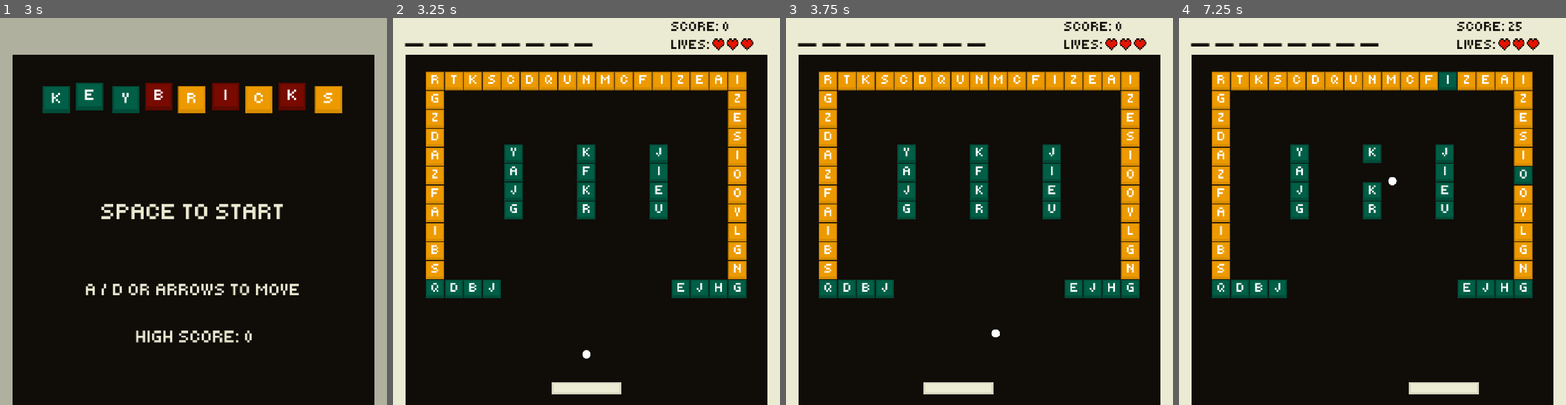
Above: before the commit, frames 1-4 (left to right).
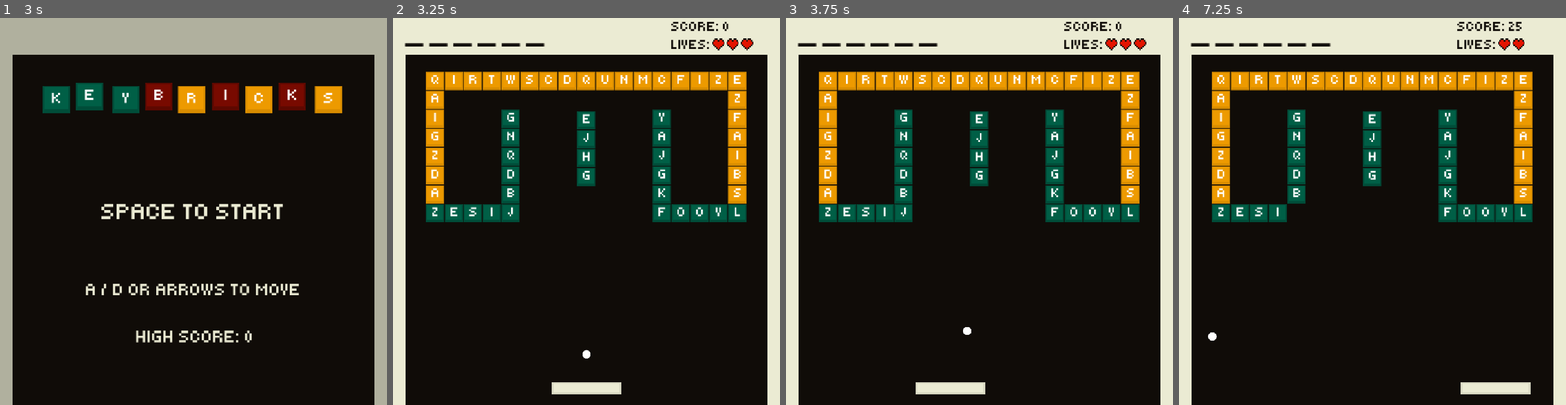
Above: after the commit, the same moments.

Repository: problem-18-dev/KeyBricks
Game: Godot game, scene res://main.tscn
Two runs of this game, one before a commit and one after it. Both use one fixed random seed, a clock stepped at 60 frames per second and the inputs below.
Inputs (mouse positions are in pixels of both pictures, inside the frame that each line leads up to):
- Up to frame 1 (3 s): tap Enter at 0.5, 2 s; move the mouse to (278, 192) at 0.52 s; hold Right (move_right) 0.53-1.28 s; hold Space (interact) 0.53-1.28 s; click (278, 192) at 0.67 s; move the mouse to (116, 230) at 1.27 s; hold Left (move_left) 1.28-2.03 s; tap Space (interact) at 1.35, 2.85 s; move the mouse to (232, 126) at 2.02 s; hold Space (interact) 2.03-2.78 s; hold Right (move_right) from 2.03 s (still down); move the mouse to (174, 288) at 2.77 s; click (174, 288) at 2.92 s
- Up to frame 2 (3.25 s): keep holding Right (move_right)
- Up to frame 3 (3.75 s): tap Space (interact) at 3.5 s; move the mouse to (1095, 269) at 3.52 s; release Right (move_right) at 3.53 s; hold Left (move_left) from 3.53 s (still down); hold Space (interact) from 3.53 s (still down)
- Up to frame 4 (7.25 s): move the mouse to (1256, 153) at 4.27 s; release Space (interact) at 4.28 s; tap Space (interact) at 4.35, 5.85 s; move the mouse to (1391, 211) at 5.02 s; hold Space (interact) 5.03-5.78 s; click (1391, 211) at 5.17 s; move the mouse to (1314, 114) at 5.77 s; release Left (move_left) at 5.78 s; hold Right (move_right) from 5.78 s (still down); move the mouse to (1457, 192) at 6.52 s; hold Space (interact) from 6.53 s (still down)

Frame 1 is identical in both runs. In frame 2, 8.7% of the frame differs, in the area x 8-92%, y 6-73%; in frame 3, 8.9%; in frame 4, 10%, in the area x 7-94%, y 5-98%.

Commit message:
feat: game balancing

Diff:
--- a/levels/level_one.tscn
+++ b/levels/level_one.tscn
@@ -4,10 +4,10 @@
 [ext_resource type="PackedScene" uid="uid://c68opjcbn632m" path="res://scenes/brick_set/brick_set.tscn" id="2_qgle8"]
 
 [node name="LevelOne" instance=ExtResource("1_4h2c1")]
-next_level = 4
-word = "THREEKEY"
+next_level = 3
+word = "LAYOUT"
 max_letter_attempts = 2
-max_ball_speed = 600.0
+max_ball_speed = 610.0
 min_ball_speed = 300.0
 ball_acceleration = 16.0
 
@@ -18,30 +18,30 @@
 
 [node name="Left" parent="Bricks" index="1" instance=ExtResource("2_qgle8")]
 position = Vector2(136, 242)
-rows = 10
+rows = 6
 difficulty = 1
 
 [node name="Right" parent="Bricks" index="2" instance=ExtResource("2_qgle8")]
 position = Vector2(936, 242)
-rows = 10
+rows = 6
 difficulty = 1
 
 [node name="Bottom" parent="Bricks" index="3" instance=ExtResource("2_qgle8")]
-position = Vector2(136, 742)
+position = Vector2(136, 542)
 columns = 4
 
 [node name="Bottom2" parent="Bricks" index="4" instance=ExtResource("2_qgle8")]
-position = Vector2(786, 742)
+position = Vector2(786, 542)
 columns = 4
 
 [node name="Center" parent="Bricks" index="5" instance=ExtResource("2_qgle8")]
-position = Vector2(344, 384)
-rows = 4
+position = Vector2(336, 292)
+rows = 6
 
 [node name="Center2" parent="Bricks" index="6" instance=ExtResource("2_qgle8")]
-position = Vector2(536, 384)
+position = Vector2(536, 296)
 rows = 4
 
 [node name="Center3" parent="Bricks" index="7" instance=ExtResource("2_qgle8")]
-position = Vector2(728, 384)
-rows = 4
+position = Vector2(736, 292)
+rows = 6
--- a/levels/level_three.tscn
+++ b/levels/level_three.tscn
@@ -5,43 +5,89 @@
 
 [node name="LevelThree" instance=ExtResource("1_yxx76")]
 next_level = 5
-word = "SMILEYFACE"
-max_ball_speed = 650.0
-min_ball_speed = 325.0
+max_letter_attempts = 2
+max_ball_speed = 665.0
+min_ball_speed = 350.0
 ball_acceleration = 20.0
 
 [node name="LeftEye" parent="Bricks" index="0" instance=ExtResource("2_ncmil")]
-position = Vector2(312, 256)
+position = Vector2(312, 192)
 rows = 4
 difficulty = 2
 
 [node name="LeftEye2" parent="Bricks" index="1" instance=ExtResource("2_ncmil")]
-position = Vector2(262, 256)
+position = Vector2(262, 192)
 
-[node name="RightEye" parent="Bricks" index="2" instance=ExtResource("2_ncmil")]
-position = Vector2(760, 256)
+[node name="LeftEye3" parent="Bricks" index="2" instance=ExtResource("2_ncmil")]
+position = Vector2(176, 192)
 rows = 4
 difficulty = 2
 
-[node name="RightEye2" parent="Bricks" index="3" instance=ExtResource("2_ncmil")]
-position = Vector2(710, 256)
+[node name="LeftEye4" parent="Bricks" index="3" instance=ExtResource("2_ncmil")]
+position = Vector2(226, 342)
 
-[node name="Nose" parent="Bricks" index="4" instance=ExtResource("2_ncmil")]
-position = Vector2(536, 448)
-rows = 4
-difficulty = 1
-
-[node name="Mouth" parent="Bricks" index="5" instance=ExtResource("2_ncmil")]
-position = Vector2(128, 512)
+[node name="RightEye" parent="Bricks" index="4" instance=ExtResource("2_ncmil")]
+position = Vector2(896, 192)
 rows = 4
 difficulty = 2
 
-[node name="Mouth3" parent="Bricks" index="6" instance=ExtResource("2_ncmil")]
-position = Vector2(928, 512)
+[node name="RightEye2" parent="Bricks" index="5" instance=ExtResource("2_ncmil")]
+position = Vector2(846, 192)
+
+[node name="RightEye3" parent="Bricks" index="6" instance=ExtResource("2_ncmil")]
+position = Vector2(760, 192)
 rows = 4
 difficulty = 2
 
-[node name="Mouth2" parent="Bricks" index="7" instance=ExtResource("2_ncmil")]
-position = Vector2(128, 712)
-columns = 17
+[node name="RightEye4" parent="Bricks" index="7" instance=ExtResource("2_ncmil")]
+position = Vector2(810, 342)
+
+[node name="Nose" parent="Bricks" index="8" instance=ExtResource("2_ncmil")]
+position = Vector2(528, 440)
+rows = 3
 difficulty = 2
+
+[node name="Nose2" parent="Bricks" index="9" instance=ExtResource("2_ncmil")]
+position = Vector2(578, 540)
+difficulty = 1
+
+[node name="Single" parent="Bricks" index="10" instance=ExtResource("2_ncmil")]
+position = Vector2(336, 464)
+difficulty = 2
+
+[node name="Single5" parent="Bricks" index="11" instance=ExtResource("2_ncmil")]
+position = Vector2(728, 456)
+difficulty = 2
+
+[node name="Mouth" parent="Bricks" index="12" instance=ExtResource("2_ncmil")]
+position = Vector2(160, 576)
+difficulty = 1
+
+[node name="Mouth7" parent="Bricks" index="13" instance=ExtResource("2_ncmil")]
+position = Vector2(855, 577)
+difficulty = 1
+
+[node name="Mouth2" parent="Bricks" index="14" instance=ExtResource("2_ncmil")]
+position = Vector2(209, 626)
+columns = 2
+difficulty = 1
+
+[node name="Mouth6" parent="Bricks" index="15" instance=ExtResource("2_ncmil")]
+position = Vector2(756, 627)
+columns = 2
+difficulty = 1
+
+[node name="Mouth3" parent="Bricks" index="16" instance=ExtResource("2_ncmil")]
+position = Vector2(308, 676)
+columns = 3
+difficulty = 1
+
+[node name="Mouth4" parent="Bricks" index="17" instance=ExtResource("2_ncmil")]
+position = Vector2(457, 726)
+columns = 3
+difficulty = 1
+
+[node name="Mouth5" parent="Bricks" index="18" instance=ExtResource("2_ncmil")]
+position = Vector2(606, 677)
+columns = 3
+difficulty = 1
--- a/levels/level_two.tscn
+++ b/levels/level_two.tscn
@@ -4,18 +4,20 @@
 [ext_resource type="PackedScene" uid="uid://c68opjcbn632m" path="res://scenes/brick_set/brick_set.tscn" id="2_mlt17"]
 
 [node name="LevelTwo" instance=ExtResource("1_ijs4g")]
-next_level = 3
-max_ball_speed = 620.0
-min_ball_speed = 300.0
+next_level = 4
+word = "ERGONOMIC"
+max_letter_attempts = 4
+max_ball_speed = 630.0
+min_ball_speed = 325.0
 ball_acceleration = 18.0
 
 [node name="LeftOne" parent="Bricks" index="0" instance=ExtResource("2_mlt17")]
-position = Vector2(160, 384)
+position = Vector2(114, 384)
 rows = 4
-columns = 4
+columns = 5
 
 [node name="LeftTwo" parent="Bricks" index="1" instance=ExtResource("2_mlt17")]
-position = Vector2(360, 384)
+position = Vector2(364, 384)
 rows = 4
 difficulty = 2
 
@@ -24,14 +26,14 @@
 difficulty = 2
 
 [node name="RightOne" parent="Bricks" index="3" instance=ExtResource("2_mlt17")]
-position = Vector2(704, 384)
+position = Vector2(708, 384)
 rows = 4
 difficulty = 2
 
 [node name="RightTwo" parent="Bricks" index="4" instance=ExtResource("2_mlt17")]
-position = Vector2(754, 384)
+position = Vector2(758, 384)
 rows = 4
-columns = 4
+columns = 5
 
 [node name="Top" parent="Bricks" index="5" instance=ExtResource("2_mlt17")]
 position = Vector2(184, 256)
--- a/scenes/ball/ball.gd
+++ b/scenes/ball/ball.gd
@@ -1,25 +1,21 @@
 extends RigidBody2D
 
 signal ball_started
-signal ball_destroyed
+signal ball_lost
+
+const rotation_diff := PI / 5
 
 @export_category("Movement")
 @export var min_speed := 150.0
 @export var max_speed := 450.0
-@export var min_vertical_velocity := 16
-@export var min_horizontal_velocity := 16
-@export_range(-45, 45, 1.0) var start_rotation := 0.0
+@export var paddle_bounce_intensity := 0.5
 @export_category("Collision")
 @export var acceleration_on_bounce := 15.0
 
+var _min_direction := 5.0 / 100
 var _direction: Vector2
 var _speed: float
 var _has_started := false
-
-
-func _process(_delta: float) -> void:
-	if position.y >= 1200:
-		ball_destroyed.emit()
 
 
 func _physics_process(delta: float) -> void:
@@ -28,40 +24,57 @@
 
 	var collision := move_and_collide(_direction.normalized() * _speed * delta)
 	if collision:
-		var collider := collision.get_collider()
-		if collider is Brick:
-			AudioManager.play("key_press")
-			collider.hit()
-		elif collider is Paddle:
-			AudioManager.play("spacebar")
-		else:
-			AudioManager.play("wall_bounce")
-		_direction = _direction.bounce(collision.get_normal())
-		# Bounce
-		if abs(_direction.y) <= 15.0:
-			_direction.y = min_vertical_velocity * sign(_direction.y)
-		if abs(_direction.x) <= 15.0:
-			_direction.x = min_horizontal_velocity * sign(_direction.x)
+		_handle_collision(collision)
 
-		# Accelerate
-		_speed += acceleration_on_bounce
-		_speed = min(_speed, max_speed)
+
+func _input(event: InputEvent) -> void:
+	if (event.is_action_pressed("interact") or event is InputEventScreenTouch) and not _has_started:
+		start()
 
 
 func reset(new_position: Vector2) -> void:
+	_has_started = false
 	_direction = Vector2.ZERO
 	_speed = 0
 	global_position = new_position
-	_has_started = false
 
 
 func start() -> void:
-	_direction = Vector2.UP.rotated(deg_to_rad(start_rotation)) * min_speed
+	_direction = Vector2.UP.rotated(randf_range(-rotation_diff, rotation_diff))
 	_speed = min_speed
 	_has_started = true
 	ball_started.emit()
 
 
-func _input(event: InputEvent) -> void:
-	if (event.is_action_pressed("interact") or event is InputEventScreenTouch) and not _has_started:
-		start()
+func _increase_speed() -> void:
+	var new_speed := _speed + acceleration_on_bounce
+	_speed = clampf(new_speed, _speed, max_speed)
+
+
+func _handle_collision(collision: KinematicCollision2D) -> void:
+	var collider := collision.get_collider()
+	var audio_to_play := "wall_bounce"
+
+	_direction = _direction.bounce(collision.get_normal())
+	if collider is Paddle:
+		audio_to_play = "spacebar"
+		_direction = collider.position.direction_to(position)
+		_direction.x *= paddle_bounce_intensity
+	elif collider is not Brick:
+		print("direction before: ", _direction)
+		if abs(_direction.y) < _min_direction:
+			_direction.y = _min_direction * signf(_direction.y)
+		if abs(_direction.x) < _min_direction:
+			_direction.x = _min_direction * signf(_direction.x)
+		print("direction after: ", _direction)
+
+	if collider is Brick:
+		audio_to_play = "key_press"
+		collider.hit()
+
+	AudioManager.play(audio_to_play)
+	_increase_speed()
+
+
+func _on_visible_on_screen_notifier_2d_screen_exited() -> void:
+	ball_lost.emit()
--- a/scenes/ball/ball.tscn
+++ b/scenes/ball/ball.tscn
@@ -16,8 +16,6 @@
 script = ExtResource("1_oqv3d")
 min_speed = 225.0
 max_speed = 575.0
-min_vertical_velocity = 20
-min_horizontal_velocity = 20
 
 [node name="CollisionShape2D" type="CollisionShape2D" parent="."]
 shape = SubResource("CircleShape2D_nv6q1")
@@ -25,3 +23,7 @@
 [node name="Sprite2D" type="Sprite2D" parent="."]
 scale = Vector2(0.35, 0.35)
 texture = ExtResource("2_nv6q1")
+
+[node name="VisibleOnScreenNotifier2D" type="VisibleOnScreenNotifier2D" parent="."]
+
+[connection signal="screen_exited" from="VisibleOnScreenNotifier2D" to="." method="_on_visible_on_screen_notifier_2d_screen_exited"]
--- a/scenes/base_level.gd
+++ b/scenes/base_level.gd
@@ -15,7 +15,6 @@
 
 var _ball_scene: PackedScene = preload("res://scenes/ball/ball.tscn")
 var _paddle_scene: PackedScene = preload("res://scenes/paddle/paddle.tscn")
-var _available_letters := word.split("")
 var _letters_hit := 0
 var _ball: Node
 var _paddle: Node
@@ -23,28 +22,28 @@
 
 # Called when the node enters the scene tree for the first time.
 func _ready() -> void:
-	_assign_bricks()
+	_assign_bricks(word.split(""))
 	_spawn_ball()
 	_spawn_paddle()
 	$HUD.spawn_word(word)
 
 
-func _assign_bricks() -> void:
+func _assign_bricks(available_letters: Array[String]) -> void:
 	var bricks := get_tree().get_nodes_in_group("bricks")
 	var letter_attempts := 0
 	for i in bricks.size():
 		var letter := String.chr(randi_range(A, Z))
-		letter_attempts = 0 if _available_letters.has(letter) else letter_attempts + 1
+		letter_attempts = 0 if available_letters.has(letter) else letter_attempts + 1
 
-		if _available_letters.size() > 0:
-			if _available_letters.has(letter):
-				var letter_index := _available_letters.find(letter)
-				_available_letters.remove_at(letter_index)
+		if available_letters.size() > 0:
+			if available_letters.has(letter):
+				var letter_index := available_letters.find(letter)
+				available_letters.remove_at(letter_index)
 				letter_attempts = 0
 			elif letter_attempts >= max_letter_attempts:
-				var letter_index := randi_range(0, _available_letters.size() - 1)
-				letter = _available_letters[letter_index]
-				_available_letters.remove_at(letter_index)
+				var letter_index := randi_range(0, available_letters.size() - 1)
+				letter = available_letters[letter_index]
+				available_letters.remove_at(letter_index)
 				letter_attempts = 0
 
 		var brick: Brick = bricks[i]
@@ -54,22 +53,19 @@
 
 func _spawn_ball() -> void:
 	var ball := _ball_scene.instantiate()
-	ball.position = $BallSpawnLocation.position
-	var start_rotation = randf_range(-45, 45)
-	start_rotation = start_rotation
-	ball.start_rotation = start_rotation
+	ball.reset($BallSpawnLocation.position)
 	ball.max_speed = max_ball_speed
 	ball.min_speed = min_ball_speed
 	ball.acceleration_on_bounce = ball_acceleration
-	ball.ball_destroyed.connect(_on_ball_destroyed)
 	ball.ball_started.connect(_on_ball_started)
+	ball.ball_lost.connect(_on_ball_lost)
 	_ball = ball
 	add_child(ball)
 
 
 func _spawn_paddle() -> void:
 	var paddle := _paddle_scene.instantiate()
-	paddle.position = $PaddleSpawnLocation.position
+	paddle.reset($PaddleSpawnLocation.position)
 	_paddle = paddle
 	add_child(paddle)
 
@@ -86,24 +82,25 @@
 
 func _load_next_level() -> void:
 	GameManager.save_high_score()
+	GameManager.change_lives(GameManager.main_scene.start_lives)
 	GameManager.main_scene.load_scene(next_level)
 
 
-func _on_ball_destroyed() -> void:
+func _on_ball_lost() -> void:
 	var lives := GameManager.lose_life()
 	$HUD.change_lives(GameManager.lives)
 
-	if lives <= 0:
-		_paddle.queue_free()
-		_ball.queue_free()
-		AudioManager.play("game_over")
-		await $HUD.show_message("GAME OVER", 2)
-		GameManager.save_high_score()
-		GameManager.main_scene.reset_stats()
-		GameManager.main_scene.load_scene(Main.Scene.End)
+	if lives > 0:
+		_restart_level()
 		return
 
-	_restart_level()
+	_paddle.queue_free()
+	_ball.queue_free()
+	AudioManager.play("game_over")
+	await $HUD.show_message("GAME OVER", 2)
+	GameManager.save_high_score()
+	GameManager.main_scene.reset_stats()
+	GameManager.main_scene.load_scene(Main.Scene.End)
 
 
 func _on_ball_started() -> void:
--- a/scenes/brick/brick.gd
+++ b/scenes/brick/brick.gd
@@ -5,13 +5,6 @@
 
 enum Difficulty { EASY, MEDIUM, HARD }
 enum Size { SMALL, LARGE }
-
-@export_category("Properties")
-@export var letter: String = "A"
-@export var difficulty: Difficulty = Difficulty.HARD
-@export var size := Size.SMALL
-
-@onready var _current_difficulty: Difficulty
 
 const _difficulties: Dictionary[Difficulty, String] = {
 	Difficulty.HARD: "res://assets/images/keycap_red.png" ,
@@ -24,6 +17,13 @@
 	Difficulty.MEDIUM: 50,
 	Difficulty.EASY: 25,
 }
+
+@export_category("Properties")
+@export var letter: String = "A"
+@export var difficulty: Difficulty = Difficulty.HARD
+@export var size := Size.SMALL
+
+@onready var _current_difficulty: Difficulty
 
 
 # Called when the node enters the scene tree for the first time.
--- a/scenes/paddle/paddle.gd
+++ b/scenes/paddle/paddle.gd
@@ -2,20 +2,18 @@
 extends CharacterBody2D
 
 
-@export var min_speed := 225
-@export var max_speed := 300
-@export var acceleration_weight := 1.2
+@export var speed := 450
+
+@onready var sprite_2d: Sprite2D = $Sprite2D
+
 
 var _can_move := false
-var t := 0.0
 
 func _physics_process(delta: float) -> void:
 	if not _can_move:
 		return
 
 	var _direction = Input.get_axis("move_left", "move_right")
-	t = 0.0 if _direction == 0 else t + delta * acceleration_weight
-	var speed = lerp(min_speed, max_speed, min(t, 1))
 	move_and_collide(Vector2(_direction, 0) * speed * delta)
 
 
--- a/scenes/paddle/paddle.tscn
+++ b/scenes/paddle/paddle.tscn
@@ -13,8 +13,7 @@
 process_mode = 1
 collision_mask = 8
 script = ExtResource("1_q5rgx")
-min_speed = 320
-max_speed = 400
+speed = 465
 metadata/_edit_group_ = true
 
 [node name="CollisionShape2D" type="CollisionShape2D" parent="."]
